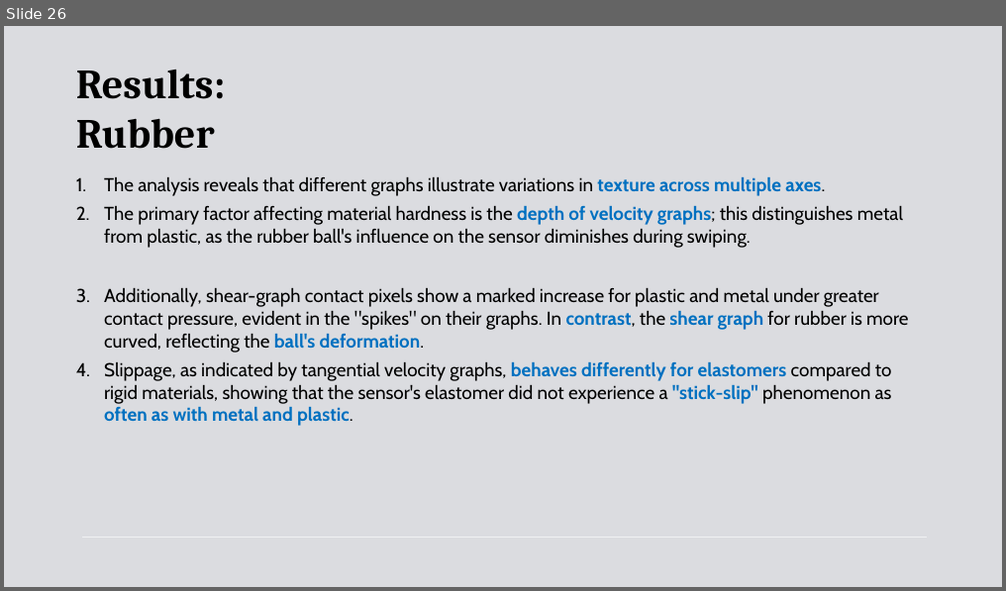
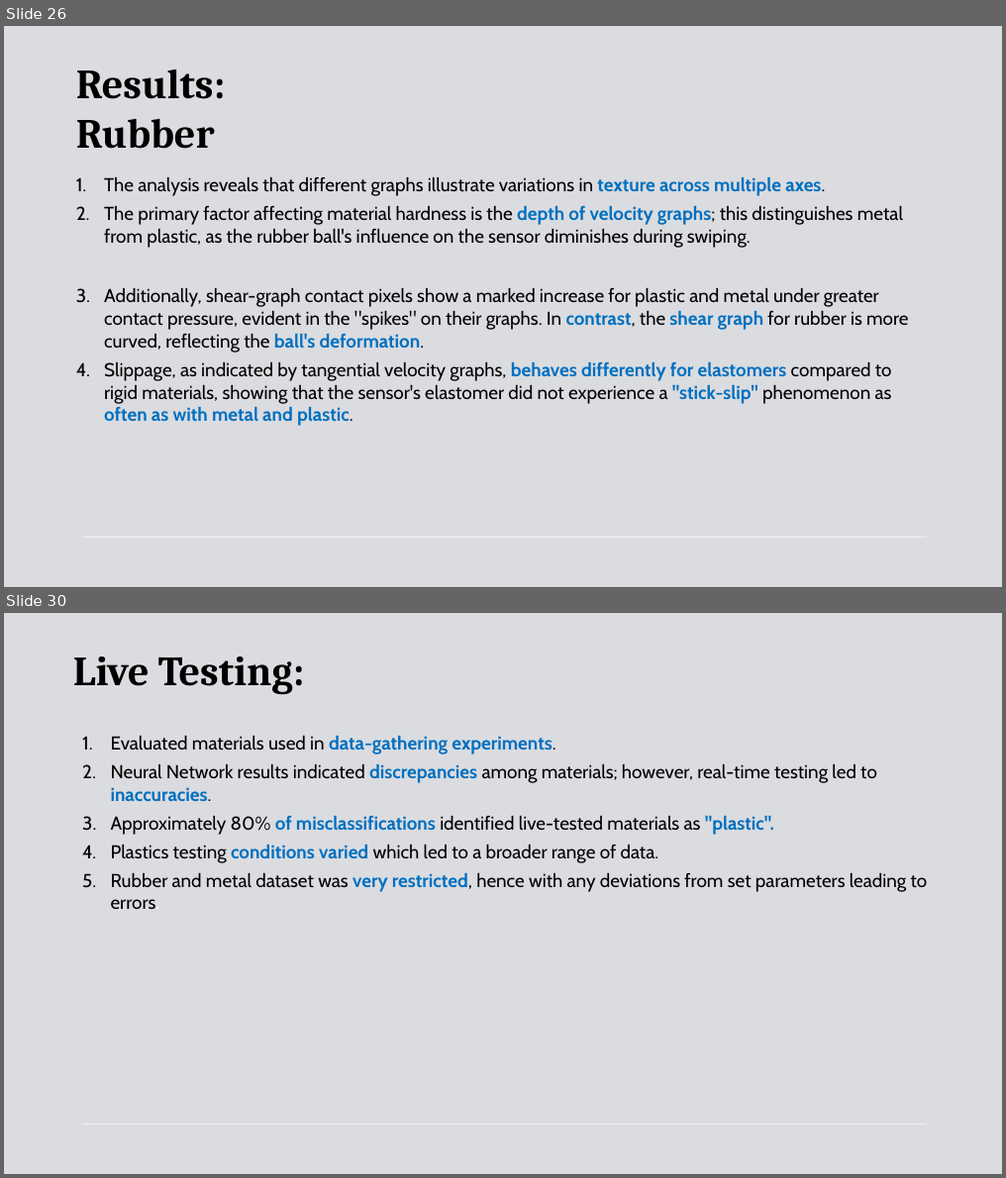
Before and after one commit to Stef504/COGAR_Assignment_2026, a slide deck: Presentation/C1.pptx. Shown one above the other, each under a label of ours: slide 26 before the commit, slides 26 and 30 after it; the slides between them are not shown. The pictures are 1006x591 and 1006x1178 pixels, drawn with LibreOffice and Linux fonts; fonts in the diff are those of the drawing. Boxes give left, top, right and bottom in pixels: in the first picture for what was removed or moved away, otherwise in the second. Text is boxed around its words. In the diff, an @@ line names an element or a change of style, - is before the commit and + after.

```diff
--- a/Presentation/C1.pptx
+++ b/Presentation/C1.pptx
@@ slide 30 added at <box>4,613,1002,1174</box>, background #DBDCE0; not listed: 1 template element that a slide beside it also shows @@
@@ text added at <box>73,657,305,695</box>, 40 pt, text #000000, bold @@
+Live Testing:
@@ text added at <box>111,736,928,909</box>, 18 pt, text #000000 @@
+1. Evaluated materials used in data-gathering experiments.
+2. Neural Network results indicated discrepancies among materials; however, real-time testing led to inaccuracies.
+3. Approximately 80% of misclassifications identified live-tested materials as "plastic".
+4. Plastics testing conditions varied which led to a broader range of data.
+5. Rubber and metal dataset was very restricted, hence with any deviations from set parameters leading to errors.
```
Also in this commit, not shown: 3 other slides added, 5 other files.
